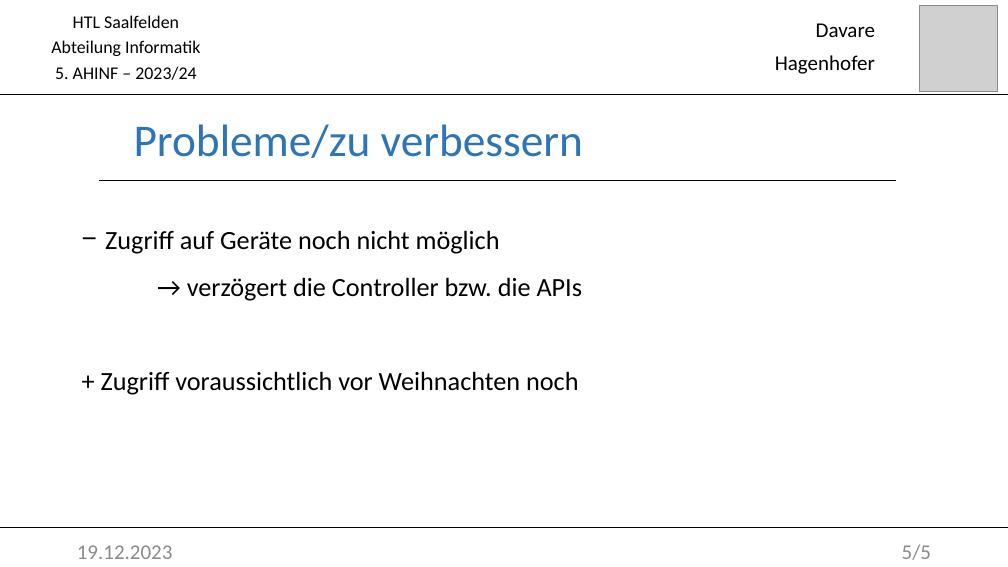
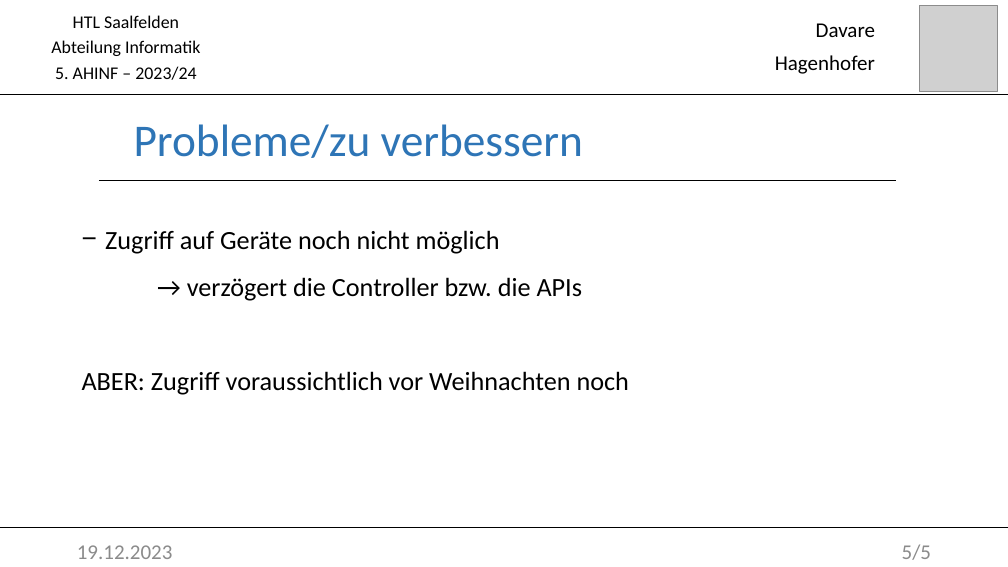
Before and after one commit to DavareDavare/GCM, a slide deck: slide 6 of Praesentation1812.pptx. Drawn at 1008x567 pixels with LibreOffice and Linux fonts; fonts in the diff are those of the drawing; grey boxes stand for pictures. Boxes give left, top, right and bottom in pixels: in the first picture for what was removed or moved away, otherwise in the second. Text is boxed around its words. In the diff, an @@ line names an element or a change of style, - is before the commit and + after.

```diff
--- a/Praesentation1812.pptx
+++ b/Praesentation1812.pptx
@@ text at (82, 371, 629, 395): text changed @@
-+ Zugriff voraussichtlich vor Weihnachten noch
+ABER: Zugriff voraussichtlich vor Weihnachten noch
```
Also in this commit, not shown: 1 other slide changed.
